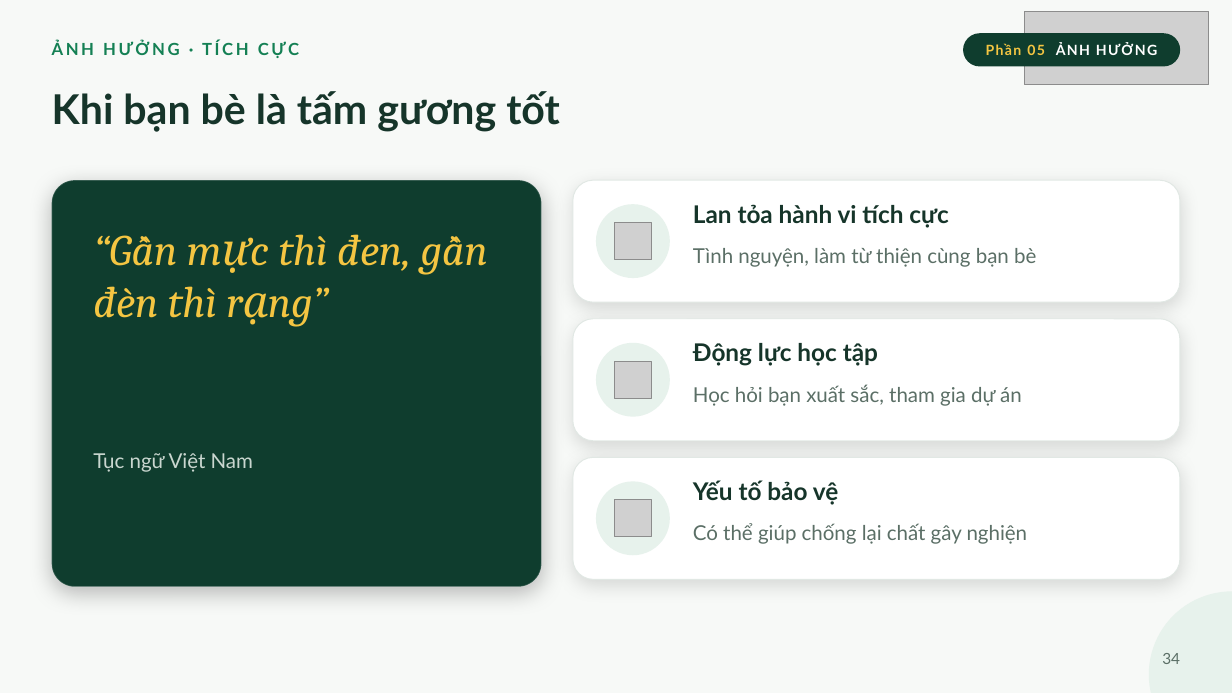
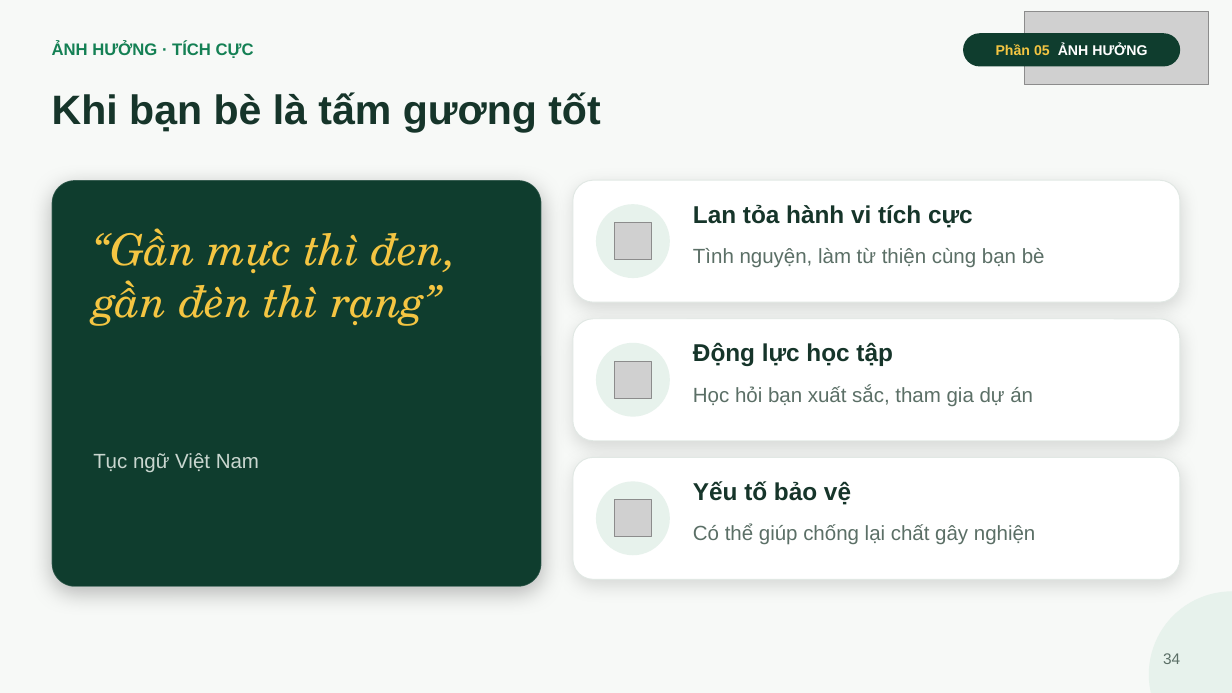
Before and after one commit to ngohuonglan2003-lab/Ppt-canva-ap-luc-dong-trang-lua, a slide deck: slide 34 of slide/Ap-luc-dong-trang-lua.pptx. Drawn at 1232x693 pixels with LibreOffice and Linux fonts; fonts in the diff are those of the drawing; grey boxes stand for pictures. Boxes give left, top, right and bottom in pixels: in the first picture for what was removed or moved away, otherwise in the second. Text is boxed around its words. In the diff, an @@ line names an element or a change of style, - is before the commit and + after.

```diff
--- a/slide/Ap-luc-dong-trang-lua.pptx
+++ b/slide/Ap-luc-dong-trang-lua.pptx
@@ text "ẢNH HƯỞNG · TÍCH CỰC" at (52,41,254,58): font Lato to Arial, letter spacing 2 to 0 pt @@
@@ text "Phần 05 ẢNH HƯỞNG" at (996,44,1147,55): font Lato to Arial, letter spacing 1 to 0 pt @@
@@ text "“Gần mực thì đen, gần ..." at (93,228,457,326): font Cambria to TeX Gyre Schola @@
@@ font Lato to Arial in 9 elements at (52,92,600,132), (1163,653,1180,664), (93,453,259,473), (693,204,973,228), (693,248,1045,267), (693,342,893,366), (693,386,1033,406), (693,481,851,505), (693,524,1035,545) @@
```
Also in this commit, not shown: 54 other slides changed, 2 other files.
